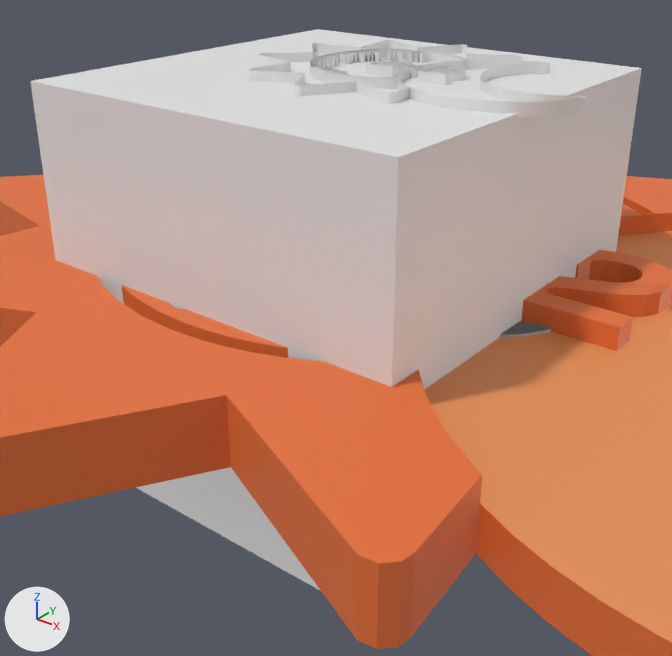
Two versions of the glTF model public/assets/badge2.2.glb, one commit apart.
Both versions are drawn from a 50 mm lens placed at (2.69, -3.44, 1.82), pointed at (0.07, -0.16, -0.22). The lights are fixed; the arrows at lower left show +X, +Y and +Z.
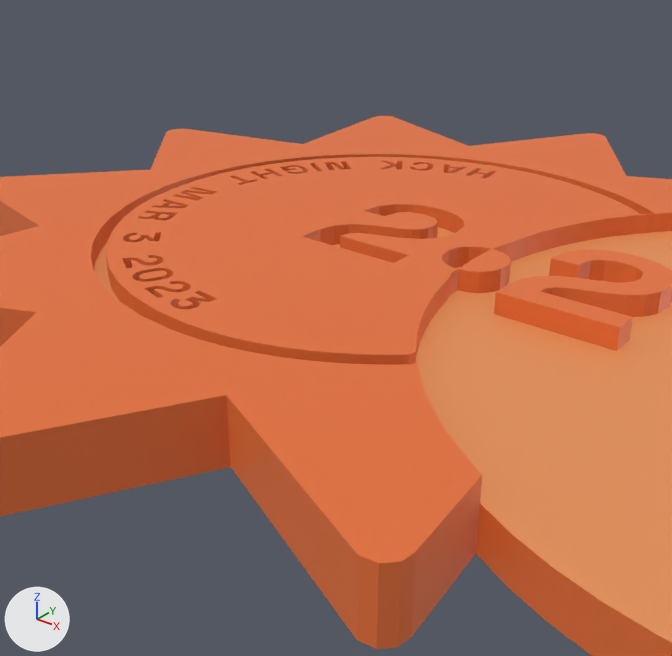
Boxes (x1, y1, x2, y2) around the edits, measured in the pictures (672 x 656 px):
'Cube', deleted
    before: (30, 29, 642, 591)
'Curve.002', deleted
    before: (249, 40, 586, 118)
'Mesh', deleted
    before: (500, 321, 551, 337)
'Mesh 2', deleted
    before: (500, 322, 548, 337)

Patch to the scene script:
```diff
--- a/public/assets/badge2.2.glb.py
+++ b/public/assets/badge2.2.glb.py
@@ ob_cube @@
-ob_cube = bpy.data.objects.new('Cube', me_cube)
-ob_cube.location = (0.0, 0.0, 0.0)
@@ ob_curve_002 @@
-ob_curve_002 = bpy.data.objects.new('Curve.002', me_mesh_003)
-ob_curve_002.location = (0.0, 0.0, 1.01)
@@ ob_mesh @@
-ob_mesh = bpy.data.objects.new('Mesh', me_mesh_004)
-ob_mesh.location = (0.0, 0.0, 0.0)
@@ ob_mesh_2 @@
-ob_mesh_2 = bpy.data.objects.new('Mesh 2', me_mesh_006)
-ob_mesh_2.location = (0.0, 0.0, 0.0)
```
